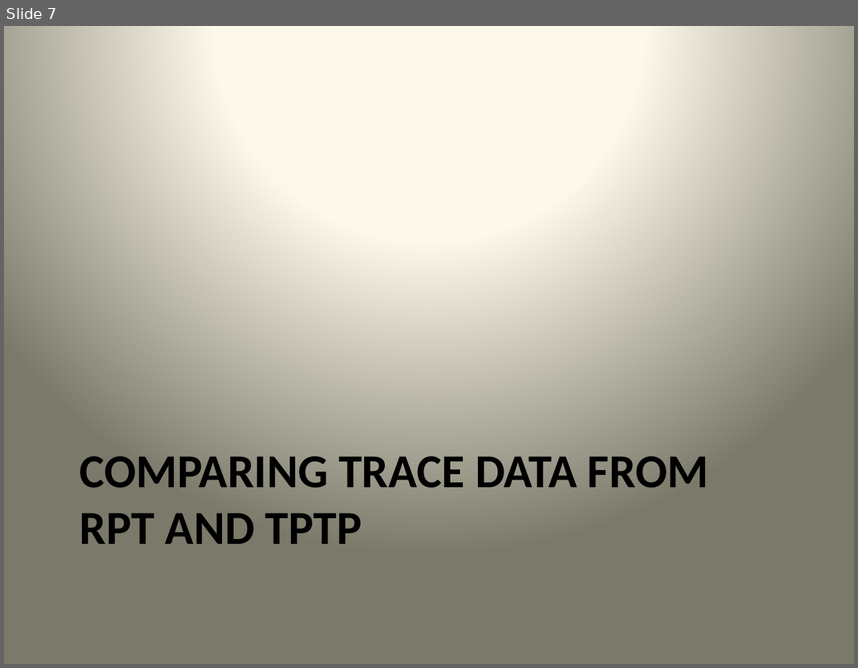
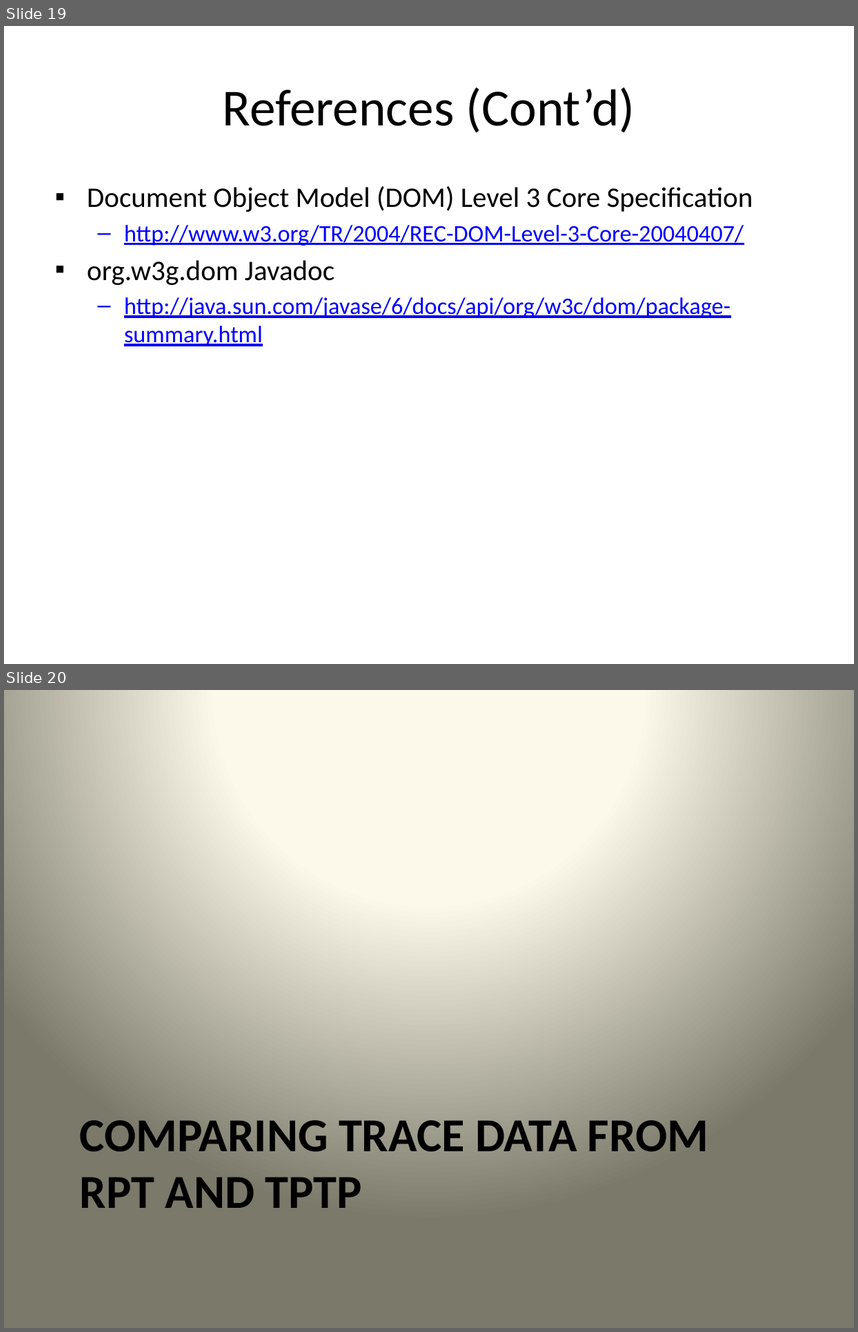
Before and after one commit to wsgan001/asegrp, a slide deck: papers/DRCPA/docs/PerfTest - Implementation.pptx. Shown one above the other, each under a label of ours: slide 7 before the commit, slides 19 and 20 after it. The pictures are 858x668 and 858x1332 pixels, drawn with LibreOffice and Linux fonts; fonts in the diff are those of the drawing. Boxes give left, top, right and bottom in pixels: in the first picture for what was removed or moved away, otherwise in the second. Text is boxed around its words. In the diff, an @@ line names an element or a change of style, - is before the commit and + after.

```diff
--- a/papers/DRCPA/docs/PerfTest - Implementation.pptx
+++ b/papers/DRCPA/docs/PerfTest - Implementation.pptx
@@ slide 19 added at <box>4,26,854,664</box>, background #FFFFFF @@
@@ title added at <box>223,87,635,133</box>, 44 pt, text #000000 @@
+References (Cont’d)
@@ text added at <box>87,186,753,346</box>, 20 pt, text #0000FF, underline @@
+▪ Document Object Model (DOM) Level 3 Core Specification
+  – http://www.w3.org/TR/2004/REC-DOM-Level-3-Core-20040407/
+▪ org.w3g.dom Javadoc
+  – http://java.sun.com/javase/6/docs/api/org/w3c/dom/package-summary.html
@@ what was slide 7 is now slide 20 @@
```
Also in this commit, not shown: 5 slides changed, 13 other slides added, 1 slide removed, 3 other files.
